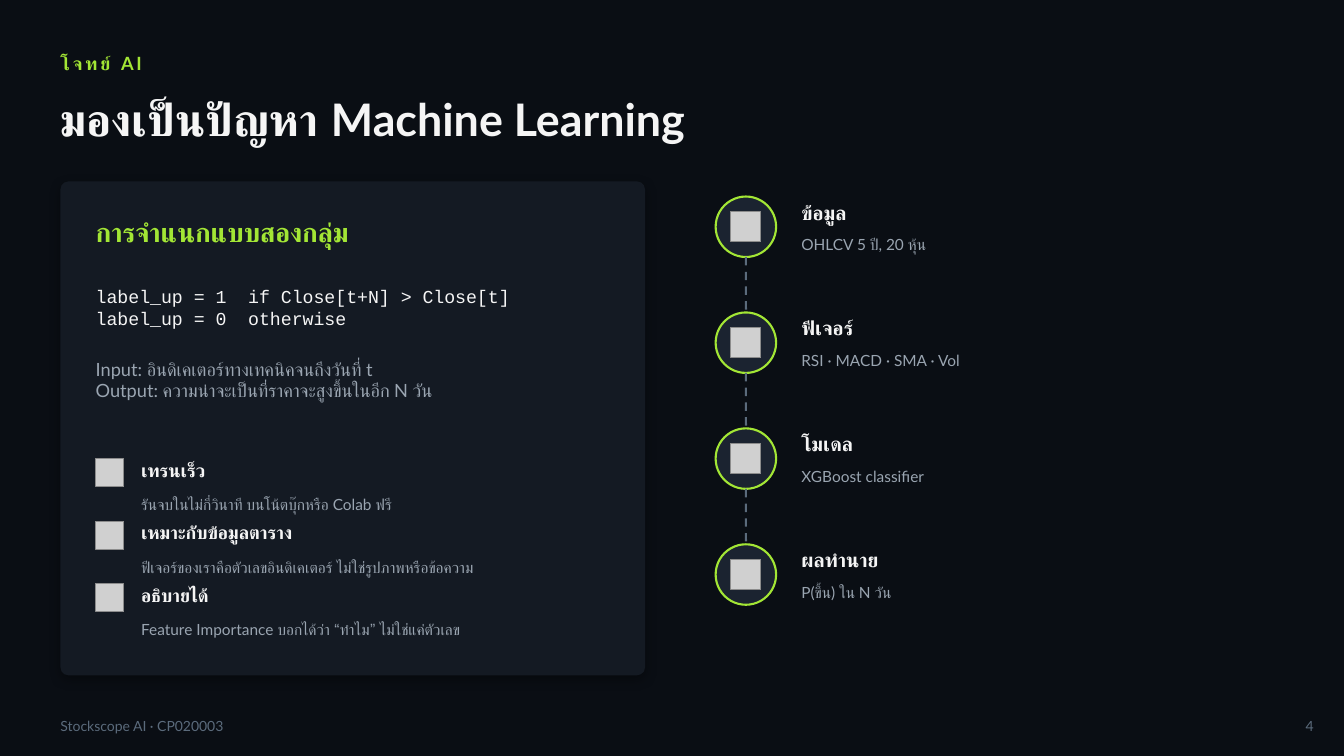
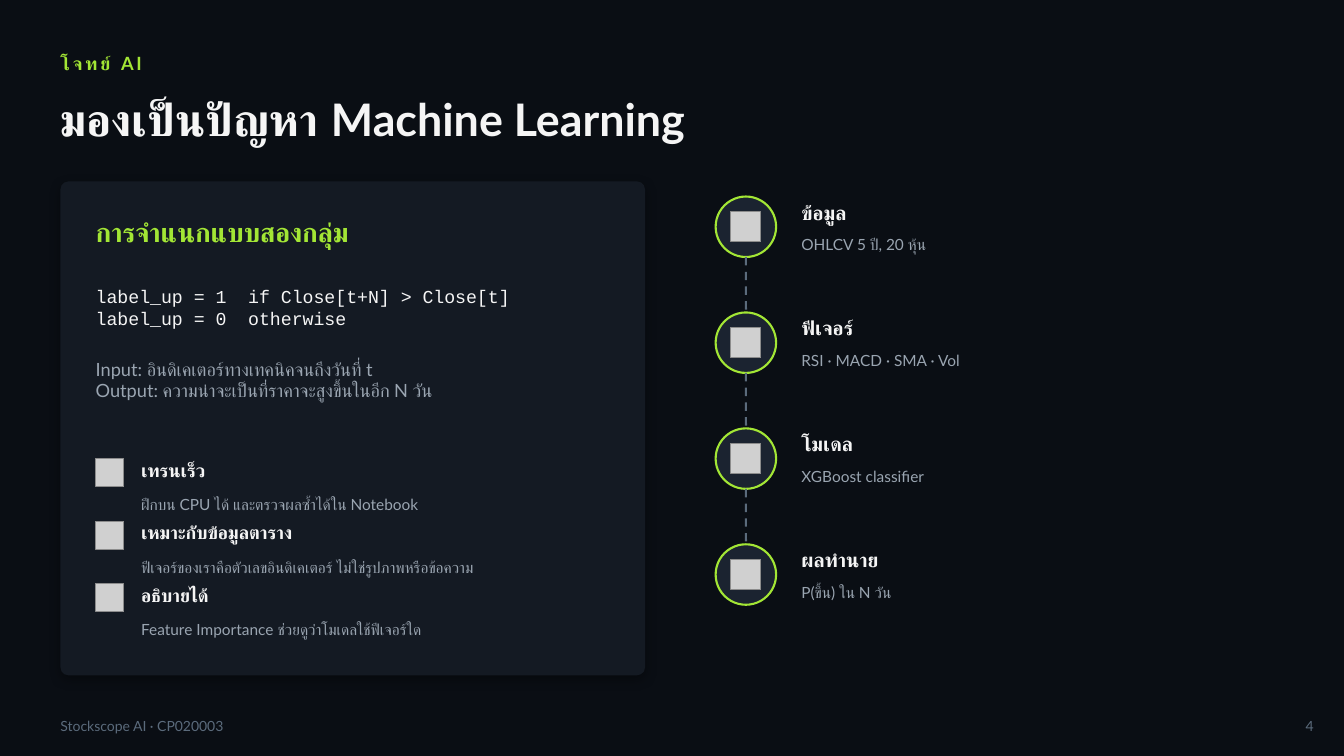
Before and after one commit to txphichatwanich19-rgb/stockscope, a slide deck: slide 4 of ml/stock_direction_presentation.pptx. Drawn at 1344x756 pixels with LibreOffice and Linux fonts; fonts in the diff are those of the drawing; grey boxes stand for pictures. Boxes give left, top, right and bottom in pixels: in the first picture for what was removed or moved away, otherwise in the second. Text is boxed around its words. In the diff, an @@ line names an element or a change of style, - is before the commit and + after.

```diff
--- a/ml/stock_direction_presentation.pptx
+++ b/ml/stock_direction_presentation.pptx
@@ text at [141, 498, 419, 510]: text changed @@
-รันจบในไม่กี่วินาที บนโน้ตบุ๊กหรือ Colab ฟรี
+ฝึกบน CPU ได้ และตรวจผลซ้ำได้ใน Notebook
@@ text at [141, 623, 421, 640]: text changed @@
-Feature Importance บอกได้ว่า “ทำไม” ไม่ใช่แค่ตัวเลข
+Feature Importance ช่วยดูว่าโมเดลใช้ฟีเจอร์ใด
```
Also in this commit, not shown: 7 other slides changed, 3 other files.
